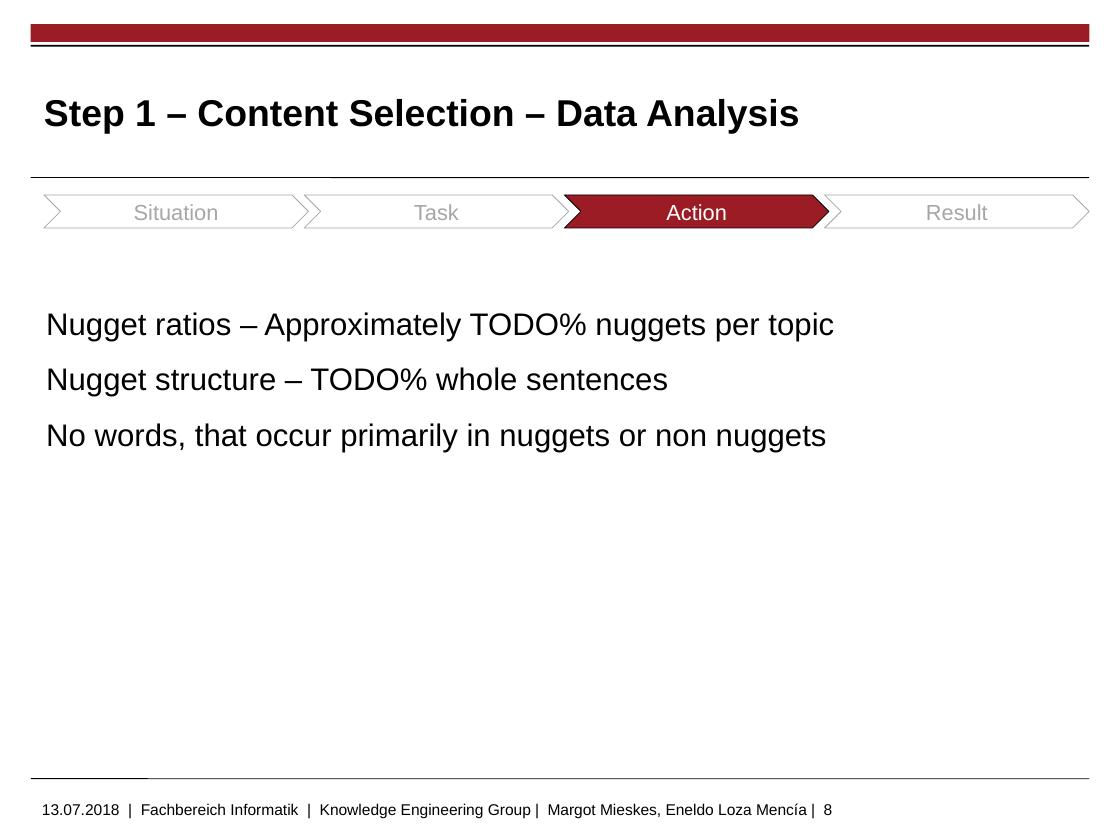
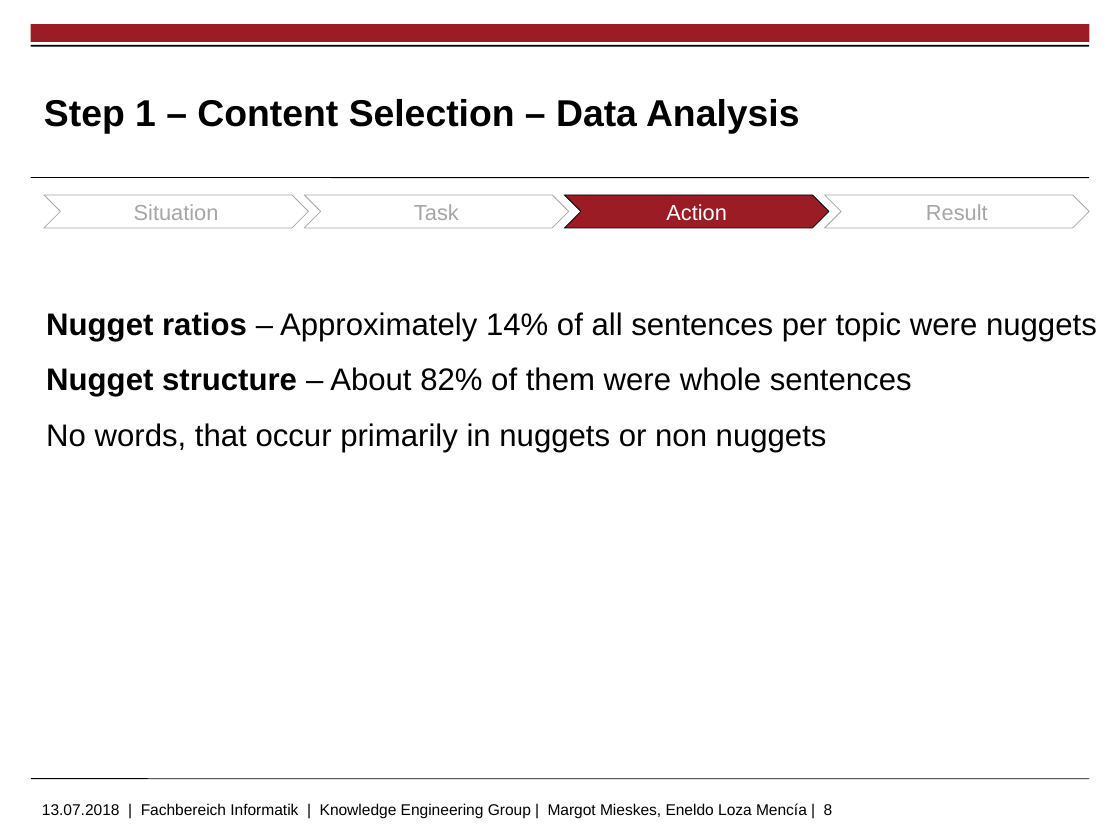
Before and after one commit to markushoehn/Auto_TextSum, a slide deck: slide 8 of presentation/20180713 Gruppe 5 - final.pptx. Drawn at 1120x840 pixels with LibreOffice and Linux fonts; fonts in the diff are those of the drawing; background and template pictures are left out. Boxes give left, top, right and bottom in pixels: in the first picture for what was removed or moved away, otherwise in the second. Text is boxed around its words. In the diff, an @@ line names an element or a change of style, - is before the commit and + after.

```diff
--- a/presentation/20180713 Gruppe 5 - final.pptx
+++ b/presentation/20180713 Gruppe 5 - final.pptx
@@ text at (46, 312, 1097, 397): text changed @@
-Nugget ratios – Approximately TODO% nuggets per topic
-Nugget structure – TODO% whole sentences
+Nugget ratios – Approximately 14% of all sentences per topic were nuggets
+Nugget structure – About 82% of them were whole sentences
```
Also in this commit, not shown: 7 other slides changed, 6 other files.
